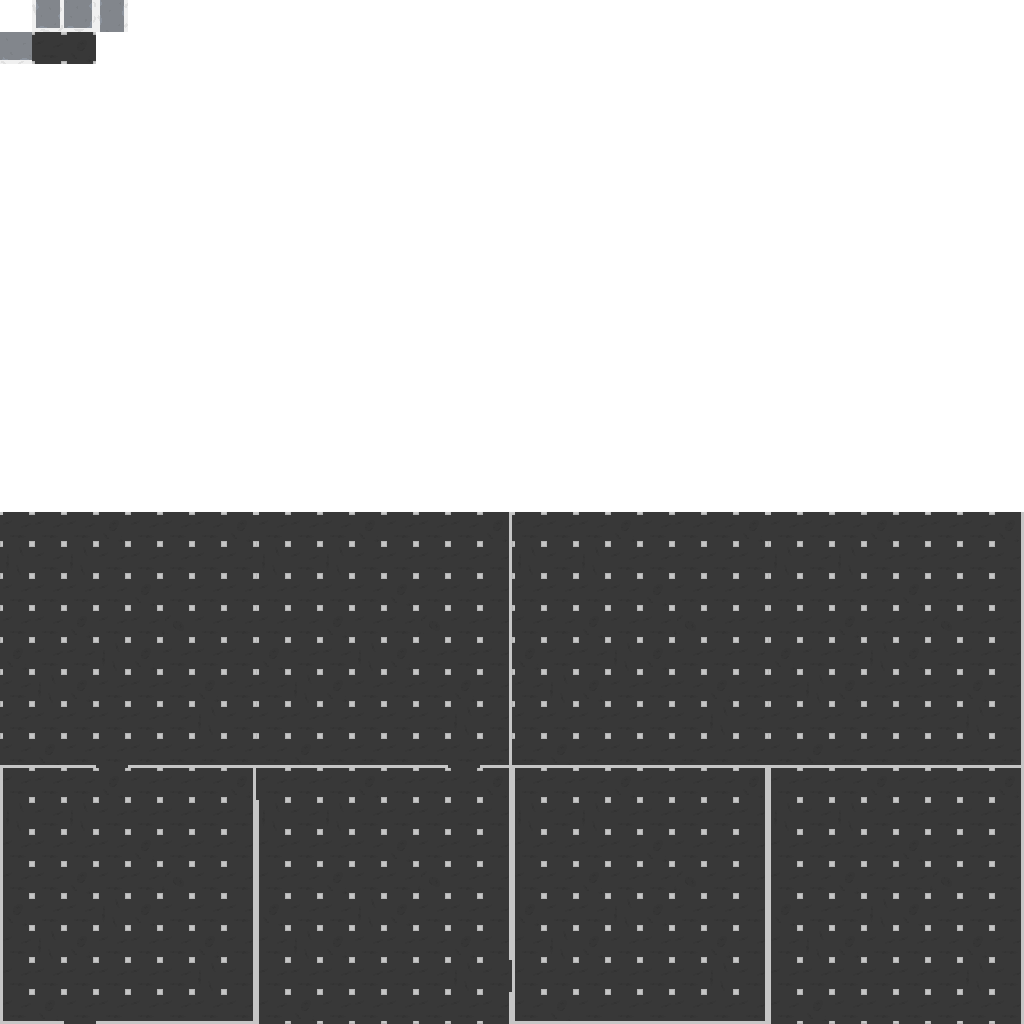
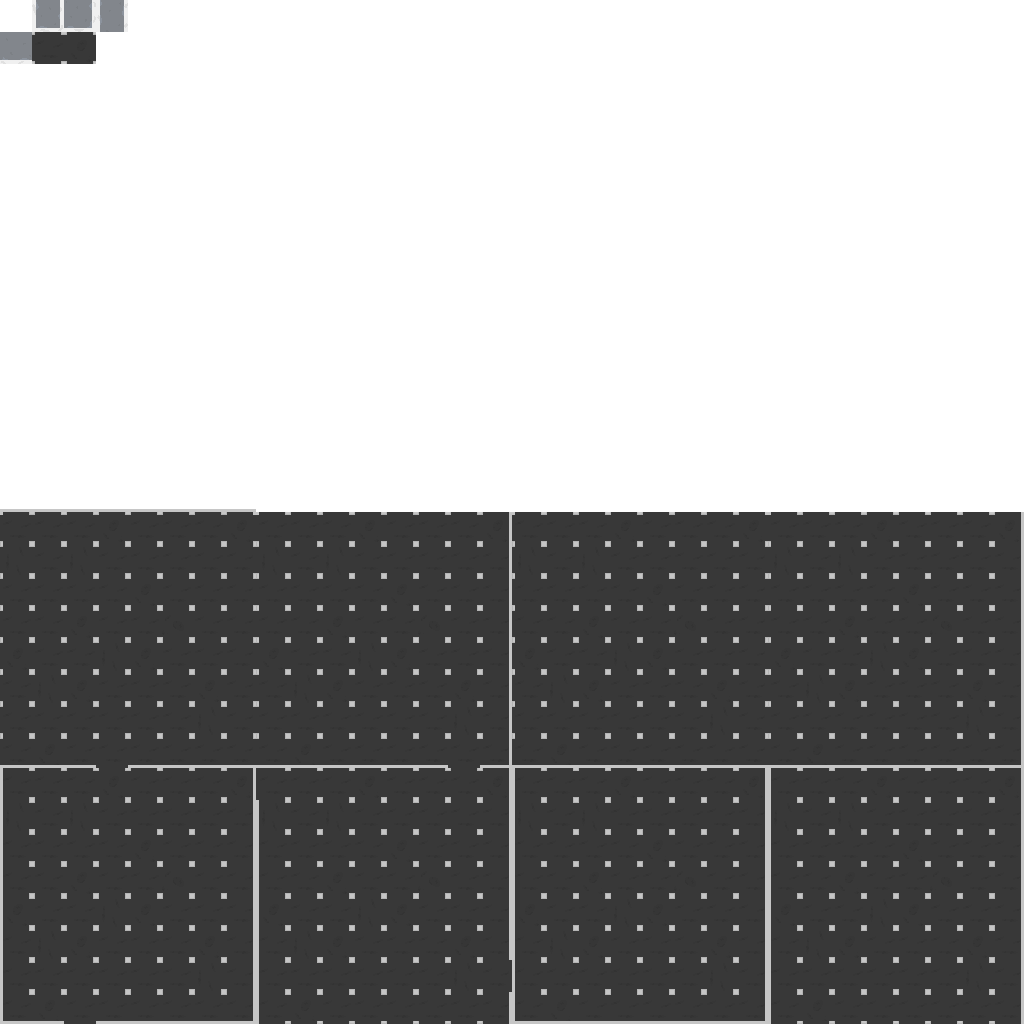
Comparing the layer stacks of the two (1024, 1024) images. Changes:
added layer "lvl_habitablezone_wall" above "lvl_habitablezone_tile_split_big_cracked" over [0, 509, 256, 512]
